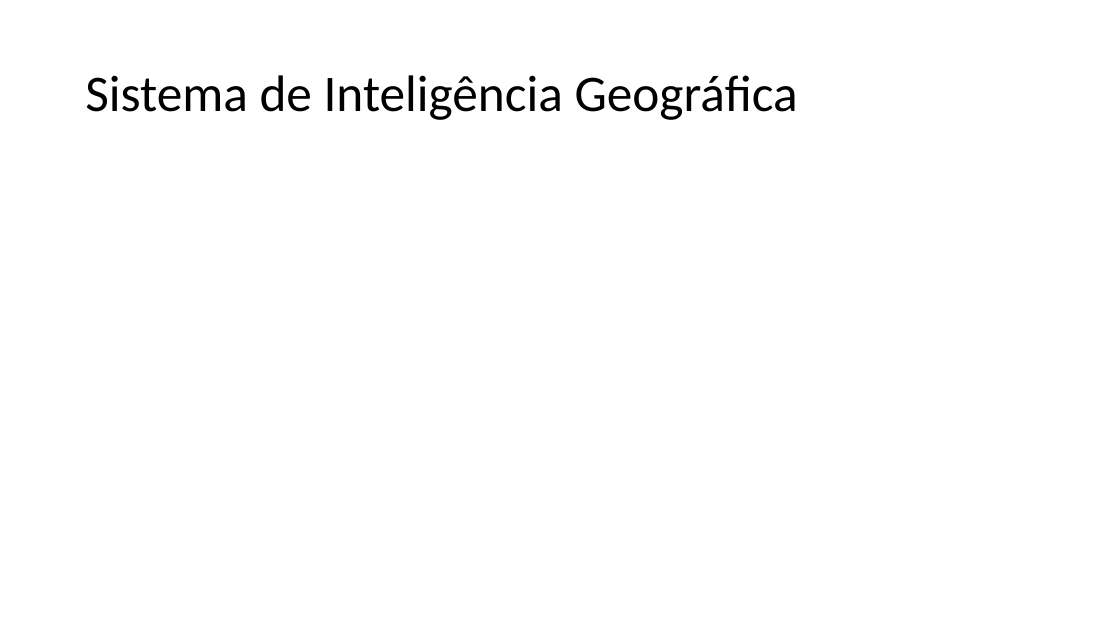
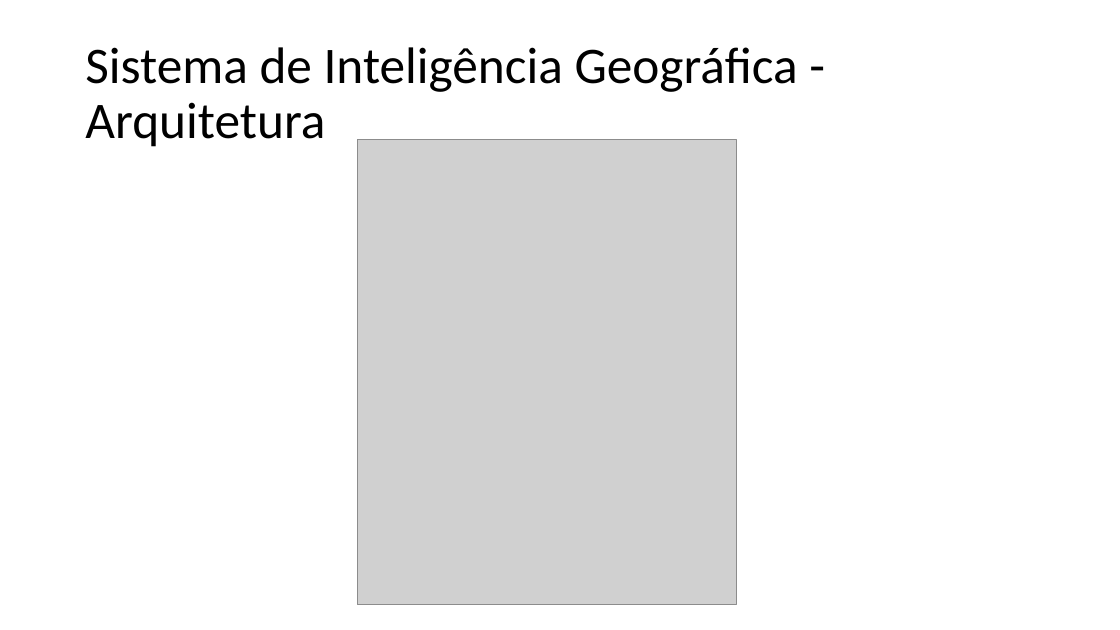
Before and after one commit to TavaresCarlos/TerrainIntelGIS, a slide deck: slide 7 of escrita/seminários/apresentacao.pptx (slide 5 before the commit). Drawn at 1120x630 pixels with LibreOffice and Linux fonts; fonts in the diff are those of the drawing; grey boxes stand for pictures. Boxes give left, top, right and bottom in pixels: in the first picture for what was removed or moved away, otherwise in the second. Text is boxed around its words. In the diff, an @@ line names an element or a change of style, - is before the commit and + after.

```diff
--- a/escrita/seminários/apresentacao.pptx
+++ b/escrita/seminários/apresentacao.pptx
@@ title at bbox=[85, 47, 798, 147]: text changed @@
-Sistema de Inteligência Geográfica
+Sistema de Inteligência Geográfica - Arquitetura
@@ picture added at bbox=[357, 139, 736, 605] @@
```
Also in this commit, not shown: 4 other slides changed, 8 slides added, 1 slide removed, 4 other files.
